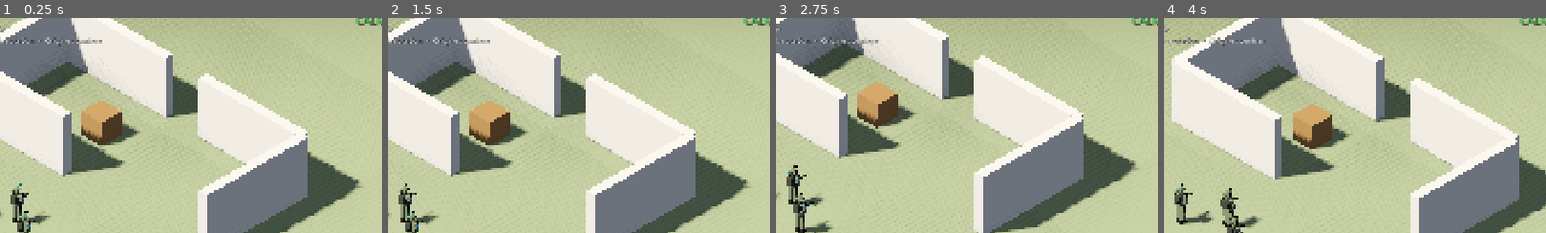
Above: before the commit, frames 1-4 (left to right).
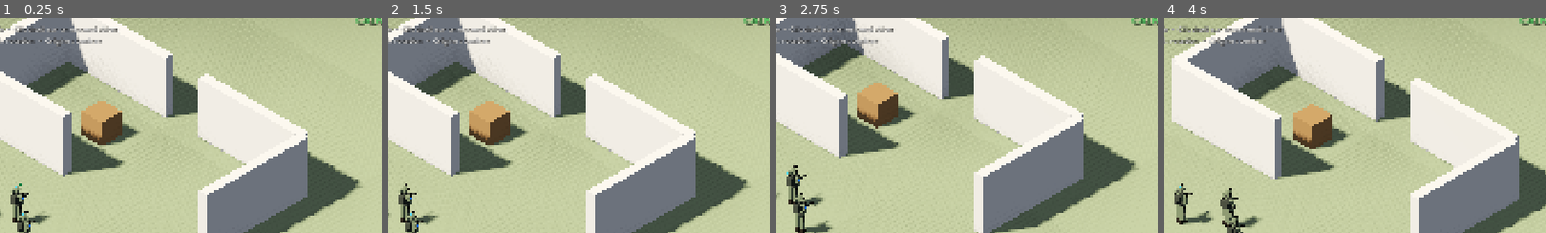
Above: after the commit, the same moments.

Repository: HackTechDev/Commando
Game: Godot game, scene res://scenes/levels/sandbox/sandbox.tscn
The game is run twice, just before and just after one commit, with the same random seed, the same clock (stepped at 60 frames per second) and the same inputs.
Inputs (mouse positions are % of the whole screen's width and height, from its top left):
- Up to frame 1 (0.25 s): no input
- Up to frame 2 (1.5 s): tap Enter at 0.5 s; move the mouse to (72, 45) at 0.52 s; hold Right mouse button (order) 0.53-1.25 s; click (72, 45) at 0.8 s; tap Space at 1.25 s; drag from (30, 55) to (45, 70) at 1.27 s
- Up to frame 3 (2.75 s): move the mouse to (60, 28) at 2.02 s; press the mouse at (60, 28) at 2.03 s; tap S (camera_back) at 2.1 s
- Up to frame 4 (4 s): release the mouse at (60, 28) at 2.75 s; drag from (45, 70) to (20, 35) at 2.77 s; move the mouse to (80, 65) at 3.52 s; hold Home (camera_focus) from 3.53 s (still down); click (80, 65) at 3.8 s
The pictures show only the part of the screen within x 48-98%, y 2-52%; the shares and areas given below are measured in that part.

The runs differ from the first frame. In frame 1, 0.4% of the frame differs, in the area x 2-31%, y 3-7%; in frame 2, 0.4%; in frame 3, 0.4%; in frame 4, 0.4%.

Commit message:
Les opérateurs peuvent tirer sur les ennemis
Ordre d'attaque au clic droit, approche jusqu'à la ligne de tir,
points de vie et mort des ennemis, réaction d'alerte quand ils sont touchés.

Co-Authored-By: Claude Fable 5.2 <noreply@anthropic.com>

Diff:
--- a/scenes/enemies/enemy.tscn
+++ b/scenes/enemies/enemy.tscn
@@ -5,6 +5,7 @@
 [ext_resource type="Script" path="res://scripts/components/vision_component.gd" id="3"]
 [ext_resource type="Resource" path="res://data/enemies/soldier.tres" id="4"]
 [ext_resource type="Resource" path="res://data/enemies/soldier_vision.tres" id="5"]
+[ext_resource type="Script" path="res://scripts/components/health_component.gd" id="6"]
 
 [sub_resource type="CapsuleShape3D" id="shape"]
 radius = 0.32
@@ -74,3 +75,6 @@
 path_desired_distance = 0.4
 path_height_offset = 0.5
 target_desired_distance = 0.25
+
+[node name="HealthComponent" type="Node" parent="."]
+script = ExtResource("6")
--- a/scripts/autoload/event_bus.gd
+++ b/scripts/autoload/event_bus.gd
@@ -5,6 +5,7 @@
 signal unit_spotted(unit: Node3D, by: Node3D)
 signal unit_damaged(unit: Node3D, amount: float)
 signal unit_died(unit: Node3D)
+signal enemy_killed(enemy: Node3D)
 signal alarm_raised(position: Vector3)
 signal objective_completed(objective_id: StringName)
 signal noise_emitted(position: Vector3, radius: float, type: StringName)
--- a/scripts/autoload/selection_manager.gd
+++ b/scripts/autoload/selection_manager.gd
@@ -47,6 +47,12 @@
 		selected[i].move_to(target + offset, run)
 
 
+## Ordonne aux unités sélectionnées d'attaquer `enemy`.
+func order_attack(enemy: Enemy, run: bool) -> void:
+	for unit in selected:
+		unit.attack(enemy, run)
+
+
 ## Applique une posture à toutes les unités sélectionnées (bascule).
 func toggle_posture(posture: SoldierModel.Posture) -> void:
 	for unit in selected:
--- a/scripts/components/tracer.gd
+++ b/scripts/components/tracer.gd
@@ -2,8 +2,8 @@
 extends MeshInstance3D
 ## Trait lumineux éphémère matérialisant un tir.
 
-const THICKNESS := 0.035
-const DURATION := 0.12
+const THICKNESS := 0.06
+const DURATION := 0.18
 
 
 ## Crée un traceur entre deux points du monde, enfant de `parent`.
--- a/scripts/enemies/enemy.gd
+++ b/scripts/enemies/enemy.gd
@@ -19,6 +19,7 @@
 @export var patrol_path: Path3D
 
 var state: State = State.PATROL
+var is_dead: bool = false
 ## Jauge de détection, de 0 (rien vu) à 1 (repéré).
 var detection: float = 0.0
 
@@ -38,9 +39,12 @@
 @onready var _gauge: Node3D = $Gauge
 @onready var _gauge_fill: MeshInstance3D = $Gauge/Fill
 @onready var _mark: Label3D = $Gauge/Mark
+@onready var health: HealthComponent = $HealthComponent
 
 
 func _ready() -> void:
+	health.reset(stats.max_health)
+	health.died.connect(_on_died)
 	if patrol_path and patrol_path.curve:
 		for i in patrol_path.curve.point_count:
 			_waypoints.append(patrol_path.to_global(patrol_path.curve.get_point_position(i)))
@@ -50,6 +54,8 @@
 
 
 func _physics_process(delta: float) -> void:
+	if is_dead:
+		return
 	_update_detection(delta)
 	_update_state()
 
@@ -69,6 +75,36 @@
 	var speed := Vector2(velocity.x, velocity.z).length()
 	_model.move_ratio = 2.0 * speed / stats.chase_speed if state == State.ALERT else 0.6 * speed / stats.patrol_speed
 	_update_feedback()
+
+
+## Encaisse un tir venant de `from` : dégâts, puis alerte vers le tireur.
+func take_hit(amount: float, from: Vector3) -> void:
+	if is_dead:
+		return
+	health.take_damage(amount)
+	if is_dead:
+		return
+	detection = 1.0
+	if _target == null:
+		_last_seen = from
+		_memory_left = stats.alert_memory
+		_chase_arrived = false
+
+
+func _on_died() -> void:
+	is_dead = true
+	state = State.PATROL
+	detection = 0.0
+	velocity = Vector3.ZERO
+	remove_from_group(&"enemies")
+	collision_layer = 0
+	_model.is_dead = true
+	_model.move_ratio = 0.0
+	_vision.visible = false
+	_vision.set_physics_process(false)
+	_gauge.visible = false
+	EventBus.enemy_killed.emit(self)
+	GameState.refresh_alert()
 
 
 func _update_detection(delta: float) -> void:
--- a/scripts/resources/enemy_stats.gd
+++ b/scripts/resources/enemy_stats.gd
@@ -2,6 +2,7 @@
 extends Resource
 ## Statistiques d'équilibrage d'un type d'ennemi.
 
+@export var max_health: float = 100.0
 @export var patrol_speed: float = 1.6
 @export var turn_speed: float = 6.0
 ## Pause à chaque point de patrouille, en secondes.
--- a/scripts/resources/unit_stats.gd
+++ b/scripts/resources/unit_stats.gd
@@ -8,3 +8,17 @@
 @export var crouch_speed: float = 1.8
 @export var crawl_speed: float = 0.9
 @export var turn_speed: float = 12.0
+
+@export_group("Arme")
+## Portée de tir maximale.
+@export var fire_range: float = 16.0
+## Délai de visée avant le premier tir, en secondes.
+@export var aim_time: float = 0.4
+## Intervalle entre deux tirs, en secondes.
+@export var fire_interval: float = 0.5
+@export var fire_damage: float = 34.0
+## Probabilité de toucher à bout portant et à portée maximale.
+@export_range(0.0, 1.0) var hit_chance_near: float = 0.95
+@export_range(0.0, 1.0) var hit_chance_far: float = 0.6
+## Rayon du bruit d'un tir (arme équipée d'un silencieux).
+@export var gunshot_noise_radius: float = 8.0
--- a/scripts/ui/player_controller.gd
+++ b/scripts/ui/player_controller.gd
@@ -7,11 +7,13 @@
 const RAY_LENGTH := 500.0
 const MASK_GROUND := 0b011
 const MASK_COMMANDOS := 0b100
+const MASK_ENEMIES := 0b1000
 
 @export var box_fill := Color(0.2, 0.6, 1.0, 0.15)
 @export var box_border := Color(0.3, 0.7, 1.0, 0.9)
 @export var marker_color := Color(0.3, 0.9, 0.4)
 @export var marker_run_color := Color(1.0, 0.75, 0.2)
+@export var marker_attack_color := Color(1.0, 0.25, 0.2)
 
 var _dragging: bool = false
 var _drag_start: Vector2
@@ -38,7 +40,7 @@
 			queue_redraw()
 			_finish_selection()
 		elif event.is_action_pressed(&"order"):
-			_order_move(button.position, button.double_click)
+			_order(button.position, button.double_click)
 	elif event is InputEventMouseMotion and _dragging:
 		_drag_end = (event as InputEventMouseMotion).position
 		queue_redraw()
@@ -96,8 +98,15 @@
 			return
 
 
-func _order_move(screen_position: Vector2, run: bool) -> void:
+## Clic droit : attaque si un ennemi est visé, sinon déplacement.
+func _order(screen_position: Vector2, run: bool) -> void:
 	if SelectionManager.selected.is_empty():
+		return
+	var enemy_hit := _raycast(screen_position, MASK_ENEMIES)
+	if enemy_hit.has("collider") and enemy_hit["collider"] is Enemy:
+		var enemy := enemy_hit["collider"] as Enemy
+		SelectionManager.order_attack(enemy, run)
+		_spawn_marker(enemy.global_position, marker_attack_color)
 		return
 	var hit := _raycast(screen_position, MASK_GROUND)
 	if hit.is_empty():
@@ -105,7 +114,7 @@
 	var target: Vector3 = hit["position"]
 	target.y = 0.0
 	SelectionManager.order_move(target, run)
-	_spawn_marker(target, run)
+	_spawn_marker(target, marker_run_color if run else marker_color)
 
 
 func _focus_camera() -> void:
@@ -125,14 +134,14 @@
 
 
 ## Anneau éphémère indiquant la destination.
-func _spawn_marker(at: Vector3, run: bool) -> void:
+func _spawn_marker(at: Vector3, color: Color) -> void:
 	var mesh := TorusMesh.new()
 	mesh.inner_radius = 0.28
 	mesh.outer_radius = 0.36
 	var material := StandardMaterial3D.new()
 	material.shading_mode = BaseMaterial3D.SHADING_MODE_UNSHADED
 	material.transparency = BaseMaterial3D.TRANSPARENCY_ALPHA
-	material.albedo_color = marker_run_color if run else marker_color
+	material.albedo_color = color
 	var marker := MeshInstance3D.new()
 	marker.mesh = mesh
 	marker.material_override = material
@@ -151,5 +160,5 @@
 		names.append("%d. %s (%d PV)" % [unit.unit_index, unit.display_name, roundi(unit.health.health)])
 	var selection := "Aucune unité sélectionnée" if names.is_empty() else "Sélection : " + ", ".join(names)
 	_info.text = selection + "\n" \
-		+ "Clic gauche / rectangle / 1-3 : sélectionner (Maj : ajouter)  •  Clic droit : marcher  •  Double clic droit : courir\n" \
+		+ "Clic gauche / rectangle / 1-3 : sélectionner (Maj : ajouter)  •  Clic droit : marcher  •  Double clic droit : courir  •  Clic droit sur un ennemi : tirer\n" \
 		+ "C : accroupi  •  X : rampé  •  ZQSD / flèches / bord d'écran / clic molette : caméra  •  Molette : zoom  •  A / E : rotation  •  Origine : centrer"
--- a/scripts/units/commando.gd
+++ b/scripts/units/commando.gd
@@ -3,6 +3,8 @@
 ## Unité contrôlable par le joueur : déplacement par navigation et postures.
 
 signal selected_changed(is_selected: bool)
+
+const MASK_OCCLUDERS := 0b10
 
 @export var stats: UnitStats
 ## Numéro de l'unité dans l'escouade (touches 1 à 6).
@@ -15,6 +17,8 @@
 
 var _running: bool = false
 var _has_order: bool = false
+var _attack_target: Enemy
+var _fire_cooldown: float = 0.0
 var _gravity: float = ProjectSettings.get_setting("physics/3d/default_gravity")
 
 @onready var _agent: NavigationAgent3D = $NavigationAgent3D
@@ -31,17 +35,15 @@
 
 func _physics_process(delta: float) -> void:
 	var horizontal := Vector3.ZERO
-	if _has_order and not is_dead:
+	if is_dead:
+		pass
+	elif _attack_target:
+		horizontal = _attack(delta)
+	elif _has_order:
 		if _agent.is_navigation_finished():
 			_has_order = false
 		else:
-			var to_next := _agent.get_next_path_position() - global_position
-			to_next.y = 0.0
-			if to_next.length_squared() > 0.0001:
-				var direction := to_next.normalized()
-				horizontal = direction * _current_speed()
-				var target_yaw := atan2(-direction.x, -direction.z)
-				rotation.y = lerp_angle(rotation.y, target_yaw, 1.0 - exp(-stats.turn_speed * delta))
+			horizontal = _follow_path(delta)
 
 	velocity.x = horizontal.x
 	velocity.z = horizontal.z
@@ -56,14 +58,27 @@
 func move_to(target: Vector3, run: bool) -> void:
 	if is_dead:
 		return
+	_attack_target = null
 	_running = run
 	_has_order = true
 	_agent.target_position = target
 
 
-## Arrête le déplacement en cours.
+## Ordonne d'attaquer `enemy` : l'unité s'approche jusqu'à avoir une ligne de
+## tir, puis tire jusqu'à ce que la cible soit neutralisée.
+func attack(enemy: Enemy, run: bool) -> void:
+	if is_dead or enemy == null or enemy.is_dead:
+		return
+	_has_order = false
+	_running = run
+	_attack_target = enemy
+	_fire_cooldown = stats.aim_time
+
+
+## Arrête le déplacement et l'attaque en cours.
 func stop() -> void:
 	_has_order = false
+	_attack_target = null
 
 
 ## Bascule entre `new_posture` et debout.
@@ -82,6 +97,75 @@
 	selected_changed.emit(value)
 
 
+func _follow_path(delta: float) -> Vector3:
+	var to_next := _agent.get_next_path_position() - global_position
+	to_next.y = 0.0
+	if to_next.length_squared() < 0.0001:
+		return Vector3.ZERO
+	_face(to_next, delta)
+	return to_next.normalized() * _current_speed()
+
+
+func _face(direction: Vector3, delta: float) -> void:
+	var target_yaw := atan2(-direction.x, -direction.z)
+	rotation.y = lerp_angle(rotation.y, target_yaw, 1.0 - exp(-stats.turn_speed * delta))
+
+
+func _attack(delta: float) -> Vector3:
+	if not is_instance_valid(_attack_target) or _attack_target.is_dead:
+		_attack_target = null
+		return Vector3.ZERO
+	var to_target := _attack_target.global_position - global_position
+	to_target.y = 0.0
+	var distance := to_target.length()
+	if distance <= stats.fire_range and _has_line_of_fire(_attack_target):
+		if distance > 0.01:
+			_face(to_target, delta)
+		_fire_cooldown -= delta
+		if _fire_cooldown <= 0.0 and (-global_basis.z).angle_to(to_target) < 0.25:
+			_fire(_attack_target, distance)
+		return Vector3.ZERO
+	# Pas de ligne de tir : s'approcher, puis viser de nouveau.
+	_fire_cooldown = stats.aim_time
+	if _agent.target_position.distance_to(_attack_target.global_position) > 0.5:
+		_agent.target_position = _attack_target.global_position
+	if _agent.is_navigation_finished():
+		return Vector3.ZERO
+	return _follow_path(delta)
+
+
+func _weapon_height() -> float:
+	match posture:
+		SoldierModel.Posture.CROUCHED:
+			return 0.9
+		SoldierModel.Posture.PRONE:
+			return 0.3
+	return 1.4
+
+
+func _has_line_of_fire(enemy: Enemy) -> bool:
+	var from := global_position + Vector3.UP * _weapon_height()
+	var to := enemy.global_position + Vector3.UP * 1.2
+	var query := PhysicsRayQueryParameters3D.create(from, to, MASK_OCCLUDERS)
+	return get_world_3d().direct_space_state.intersect_ray(query).is_empty()
+
+
+func _fire(enemy: Enemy, distance: float) -> void:
+	_fire_cooldown = stats.fire_interval
+	var forward := -global_basis.z
+	var muzzle := global_position + Vector3.UP * _weapon_height() + forward * 0.7
+	var aim := enemy.global_position + Vector3.UP * 1.2
+	var chance := lerpf(stats.hit_chance_near, stats.hit_chance_far, clampf(distance / stats.fire_range, 0.0, 1.0))
+	var hit := randf() < chance
+	if not hit:
+		var side := global_basis.x * (0.5 + randf() * 0.5) * (1.0 if randf() < 0.5 else -1.0)
+		aim += side + (aim - muzzle).normalized() * 4.0
+	Tracer.spawn(get_tree().current_scene, muzzle, aim, Color(0.6, 0.9, 1.0))
+	EventBus.noise_emitted.emit(global_position, stats.gunshot_noise_radius, &"gunshot")
+	if hit:
+		enemy.take_hit(stats.fire_damage, global_position)
+
+
 func _current_speed() -> float:
 	match posture:
 		SoldierModel.Posture.CROUCHED:
@@ -98,6 +182,7 @@
 func _on_died() -> void:
 	is_dead = true
 	_has_order = false
+	_attack_target = null
 	remove_from_group(&"commandos")
 	collision_layer = 0
 	_model.is_dead = true
Not shown, changed: CHANGELOG.md
Not shown, changed: DECISIONS.md
